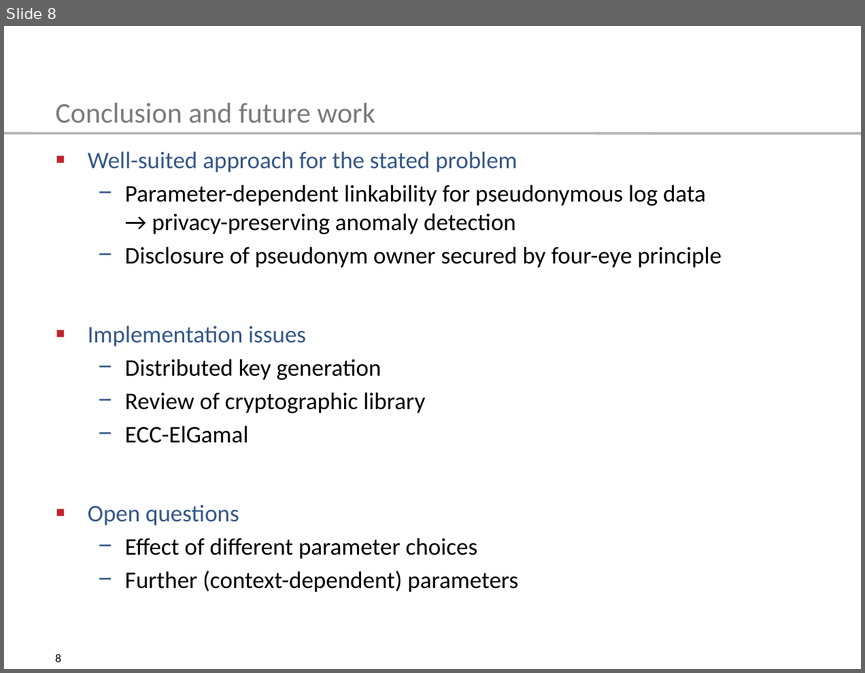
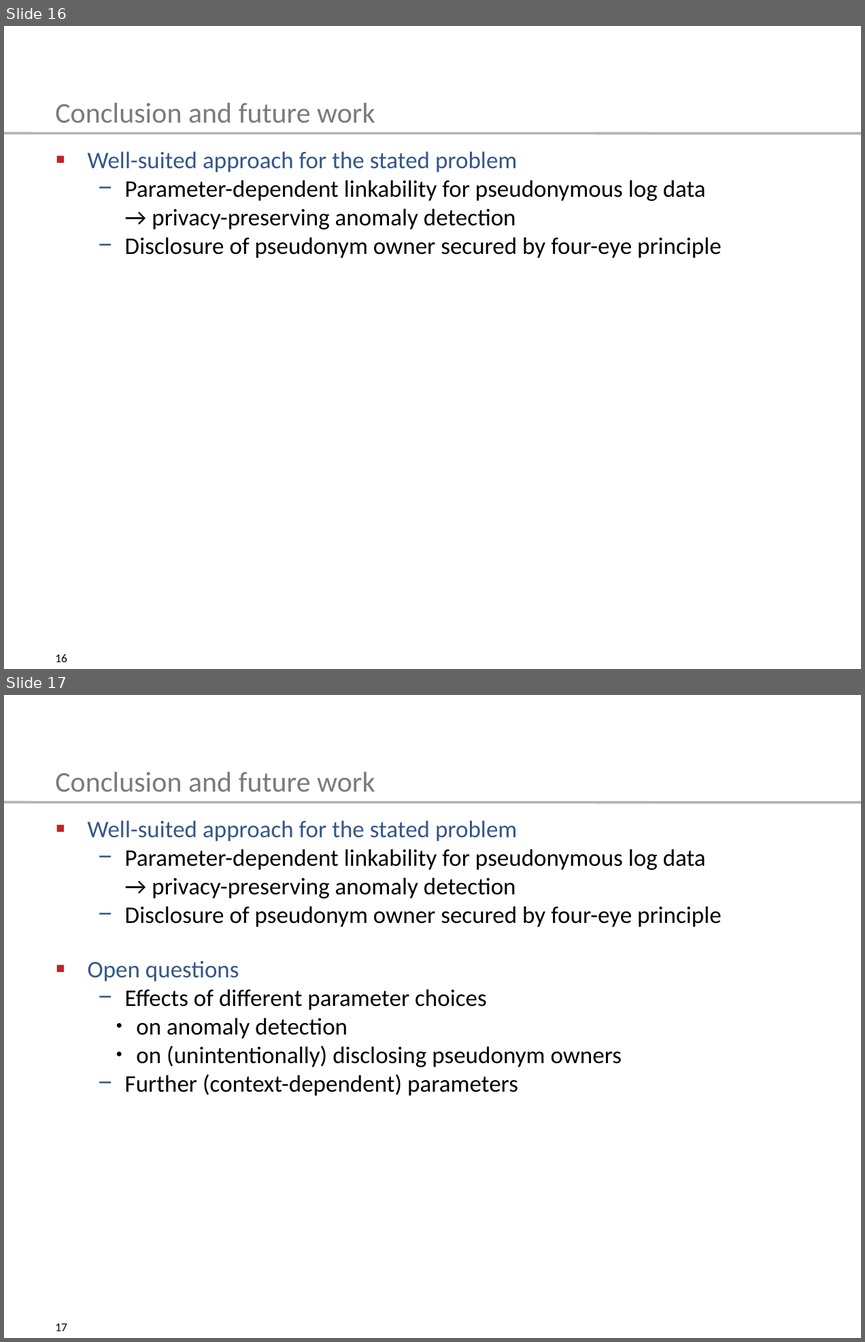
Before and after one commit to tompetersen/master-thesis, a slide deck: pet-con/Talk_PET_CON.odp. Shown one above the other, each under a label of ours: slide 8 before the commit, slides 16 and 17 after it. The pictures are 865x673 and 865x1342 pixels, drawn with LibreOffice and Linux fonts; fonts in the diff are those of the drawing. Boxes give left, top, right and bottom in pixels: in the first picture for what was removed or moved away, otherwise in the second. Text is boxed around its words. In the diff, an @@ line names an element or a change of style, - is before the commit and + after.

```diff
--- a/pet-con/Talk_PET_CON.odp
+++ b/pet-con/Talk_PET_CON.odp
@@ slide 17 added at (4,695,861,1338), background #FFFFFF; not listed: 3 template elements that a slide beside it also shows @@
@@ text added at (55,772,375,792), 24 pt, text #7B7B7B @@
+Conclusion and future work
@@ text added at (88,820,721,1096), 20 pt, text #000000 @@
+▪ Well-suited approach for the stated problem
+  − Parameter-dependent linkability for pseudonymous log data
+    → privacy-preserving anomaly detection
+  − Disclosure of pseudonym owner secured by four-eye principle
+▪ Open questions
+  − Effects of different parameter choices
+      ● on anomaly detection
+      ● on (unintentionally) disclosing pseudonym owners
+  − Further (context-dependent) parameters
@@ what was slide 8 is now slide 16 @@
@@ slide 16 changed as well @@
@@ text "Well-suited approach for the stated ..." at (88,151,721,258): less space between paragraphs @@
@@ text at (88,325,518,592): paragraphs removed @@
-▪ Implementation issues
-  − Distributed key generation
-  − Review of cryptographic library
-  − ECC-ElGamal
-▪ Open questions
-  − Effect of different parameter choices
-  − Further (context-dependent) parameters
@@ page number at (55,654,67,662): text changed @@
-8
+16
```
Also in this commit, not shown: 13 other slides changed, 9 other slides added, 1 slide removed, 1 other file.
